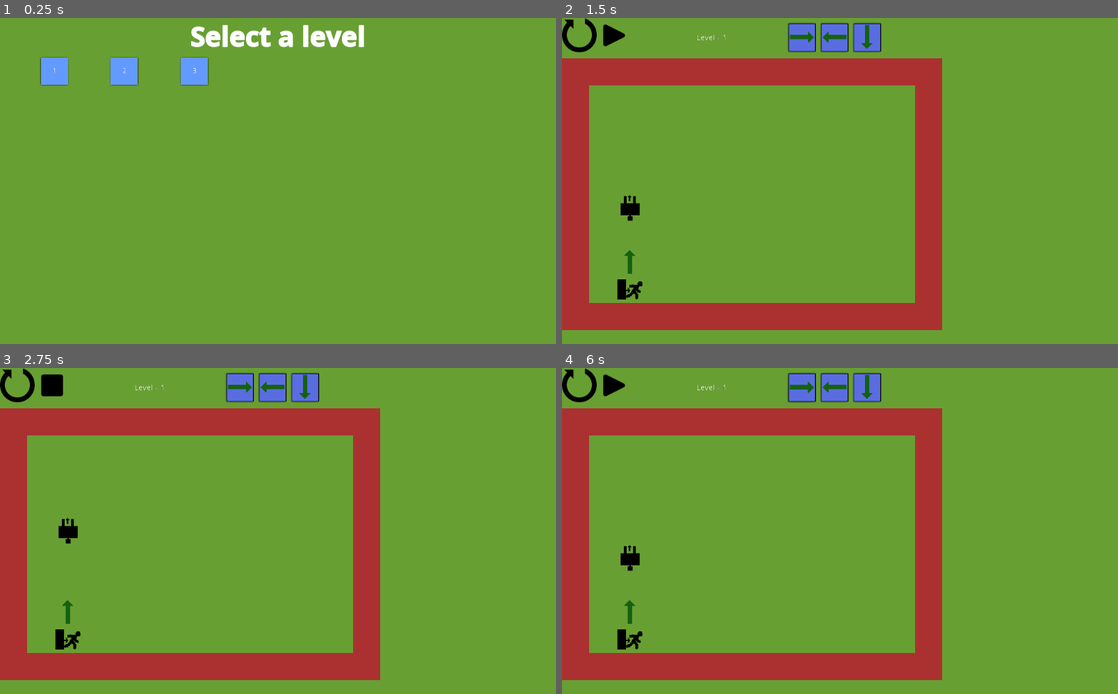
Above: before the commit, frames 1-4 (two rows, left to right).
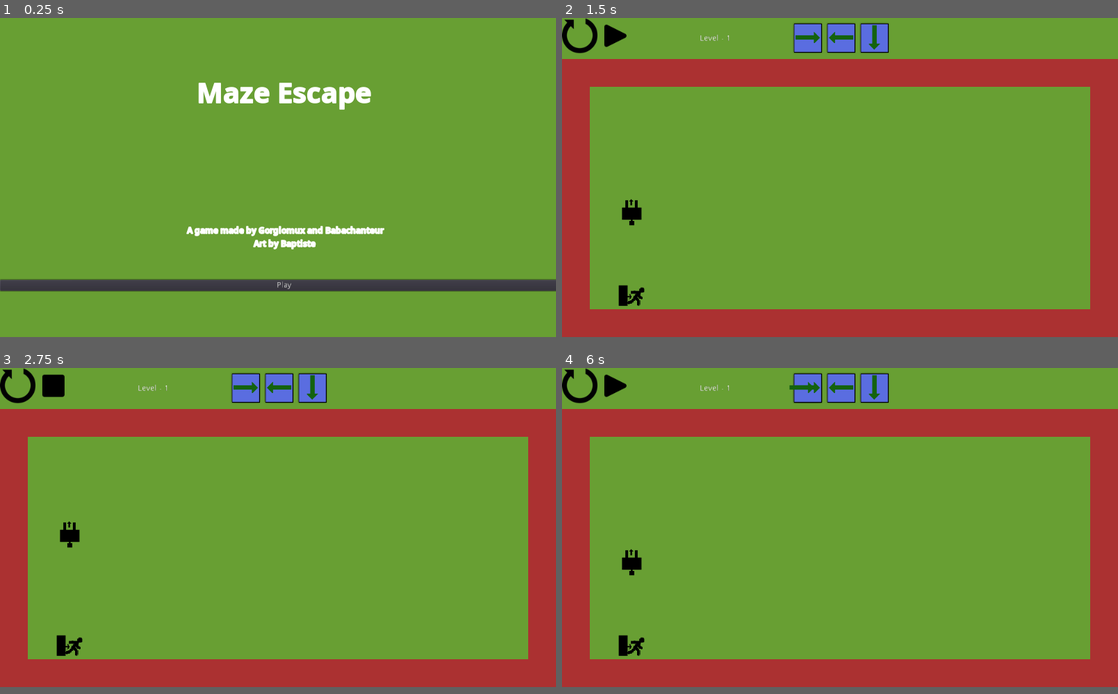
Above: after the commit, the same moments.

Repository: Gorglomux/MazeEscape
Game: Godot game, scene res://Main.tscn
The game is run twice, just before and just after one commit, with the same random seed, the same clock (stepped at 60 frames per second) and the same inputs.
Inputs (mouse positions are in pixels of both pictures, inside the frame that each line leads up to; where the layout moved, square brackets give the same spot in the first picture):
- Up to frame 1 (0.25 s): no input
- Up to frame 2 (1.5 s): click (845, 291) at 0.5 s, where only the run after the commit has a clickable "Play"; click (617, 70) at 1.27 s
- Up to frame 3 (2.75 s): click (55, 387) [50, 384] at 2 s
- Up to frame 4 (6 s): click (617, 387) [612, 384] at 2.75 s; click (578, 387) [578, 384] at 3.5 s; click (578, 387) [578, 384] at 4.25 s; click (578, 387) [578, 384] at 5 s; click (801, 387) at 5.77 s
In our replay, the window is 800x469 before the commit and 800x459 after it. These sizes can differ from the game's own. Grey fills any space a smaller window leaves; there, only what the larger window draws over its background counts as a difference.

The runs differ from the first frame. In frame 1, 8.4% of the frame differs, in the area x 0-100%, y 2-85%; in frame 2, 17%; in frame 3, 17%, in the area x 0-100%, y 0-98%; in frame 4, 17%.

Commit message:
niveau+taille_Ecran

Diff:
--- a/MazeEscape/Levels/Level_1.tscn
+++ b/MazeEscape/Levels/Level_1.tscn
@@ -7,6 +7,6 @@
 tile_set = ExtResource( 1 )
 cell_size = Vector2( 50, 50 )
 format = 1
-tile_data = PoolIntArray( 0, 3, 0, 1, 3, 0, 2, 3, 0, 3, 3, 0, 4, 3, 0, 5, 3, 0, 6, 3, 0, 7, 3, 0, 8, 3, 0, 9, 3, 0, 10, 3, 0, 11, 3, 0, 12, 3, 0, 13, 3, 0, 65536, 3, 0, 65549, 3, 0, 131072, 3, 0, 131085, 3, 0, 196608, 3, 0, 196621, 3, 0, 262144, 3, 0, 262157, 3, 0, 327680, 3, 0, 327682, 536870914, 0, 327693, 3, 0, 393216, 3, 0, 393229, 3, 0, 458752, 3, 0, 458754, 10, 0, 458765, 3, 0, 524288, 3, 0, 524290, 5, 0, 524301, 3, 0, 589824, 3, 0, 589825, 3, 0, 589826, 3, 0, 589827, 3, 0, 589828, 3, 0, 589829, 3, 0, 589830, 3, 0, 589831, 3, 0, 589832, 3, 0, 589833, 3, 0, 589834, 3, 0, 589835, 3, 0, 589836, 3, 0, 589837, 3, 0 )
+tile_data = PoolIntArray( 0, 3, 0, 1, 3, 0, 2, 3, 0, 3, 3, 0, 4, 3, 0, 5, 3, 0, 6, 3, 0, 7, 3, 0, 8, 3, 0, 9, 3, 0, 10, 3, 0, 11, 3, 0, 12, 3, 0, 13, 3, 0, 14, 3, 0, 15, 3, 0, 16, 3, 0, 17, 3, 0, 18, 3, 0, 19, 3, 0, 65536, 3, 0, 65555, 3, 0, 131072, 3, 0, 131091, 3, 0, 196608, 3, 0, 196627, 3, 0, 262144, 3, 0, 262163, 3, 0, 327680, 3, 0, 327682, 536870914, 0, 327699, 3, 0, 393216, 3, 0, 393235, 3, 0, 458752, 3, 0, 458771, 3, 0, 524288, 3, 0, 524290, 5, 0, 524307, 3, 0, 589824, 3, 0, 589825, 3, 0, 589826, 3, 0, 589827, 3, 0, 589828, 3, 0, 589829, 3, 0, 589830, 3, 0, 589831, 3, 0, 589832, 3, 0, 589833, 3, 0, 589834, 3, 0, 589835, 3, 0, 589836, 3, 0, 589837, 3, 0, 589838, 3, 0, 589839, 3, 0, 589840, 3, 0, 589841, 3, 0, 589842, 3, 0, 589843, 3, 0 )
 script = ExtResource( 2 )
 actions = [ 1, 0, 3 ]
--- a/MazeEscape/Levels/Level_2.tscn
+++ b/MazeEscape/Levels/Level_2.tscn
@@ -7,7 +7,7 @@
 tile_set = ExtResource( 1 )
 cell_size = Vector2( 50, 50 )
 format = 1
-tile_data = PoolIntArray( 65543, 3, 0, 65544, 3, 0, 65545, 3, 0, 65546, 3, 0, 131078, 3, 0, 131079, 3, 0, 131082, 3, 0, 131083, 3, 0, 196614, 3, 0, 196618, 3, 0, 262150, 3, 0, 262151, 3, 0, 262154, 3, 0, 327683, 536870914, 0, 327689, 3, 0, 327690, 3, 0, 393223, 3, 0, 393224, 3, 0, 458755, 5, 0, 458757, 3, 0, 458758, 3, 0, 458759, 3, 0, 524291, 3, 0, 524292, 3, 0, 524293, 3, 0, 589827, 3, 0, 589828, 3, 0, 589829, 3, 0, 589830, 3, 0, 589831, 3, 0, 589832, 3, 0, 589833, 3, 0, 589834, 3, 0, 589835, 3, 0, 589836, 3, 0, 589837, 3, 0, 589838, 3, 0, 589839, 3, 0, 589840, 3, 0, 589841, 3, 0 )
+tile_data = PoolIntArray( 0, 3, 0, 1, 3, 0, 2, 3, 0, 3, 3, 0, 4, 3, 0, 5, 3, 0, 6, 3, 0, 7, 3, 0, 8, 3, 0, 9, 3, 0, 10, 3, 0, 11, 3, 0, 12, 3, 0, 13, 3, 0, 14, 3, 0, 15, 3, 0, 16, 3, 0, 17, 3, 0, 18, 3, 0, 19, 3, 0, 65536, 3, 0, 65555, 3, 0, 131072, 3, 0, 131091, 3, 0, 196608, 3, 0, 196627, 3, 0, 262144, 3, 0, 262163, 3, 0, 327680, 3, 0, 327682, 2, 0, 327699, 3, 0, 393216, 3, 0, 393235, 3, 0, 458752, 3, 0, 458771, 3, 0, 524288, 3, 0, 524290, 5, 0, 524307, 3, 0, 589824, 3, 0, 589825, 3, 0, 589826, 3, 0, 589827, 3, 0, 589828, 3, 0, 589829, 3, 0, 589830, 3, 0, 589831, 3, 0, 589832, 3, 0, 589833, 3, 0, 589834, 3, 0, 589835, 3, 0, 589836, 3, 0, 589837, 3, 0, 589838, 3, 0, 589839, 3, 0, 589840, 3, 0, 589841, 3, 0, 589842, 3, 0, 589843, 3, 0 )
 script = ExtResource( 2 )
 actions = [ 1, 4, 1 ]
 starting_direction = 2
--- a/MazeEscape/Levels/Level_3.tscn
+++ b/MazeEscape/Levels/Level_3.tscn
@@ -7,7 +7,7 @@
 tile_set = ExtResource( 1 )
 cell_size = Vector2( 50, 50 )
 format = 1
-tile_data = PoolIntArray( 65545, 3, 0, 65546, 3, 0, 65547, 3, 0, 65548, 3, 0, 131080, 3, 0, 131084, 3, 0, 196619, 3, 0, 196620, 3, 0, 262148, 536870914, 0, 262152, 3, 0, 262153, 3, 0, 262154, 3, 0, 262155, 3, 0, 327688, 3, 0, 327690, 3, 0, 327691, 3, 0, 327692, 3, 0, 393228, 3, 0, 458756, 5, 0, 458759, 3, 0, 458760, 3, 0, 458761, 3, 0, 458762, 3, 0, 458763, 3, 0, 458764, 3, 0 )
+tile_data = PoolIntArray( 0, 3, 0, 1, 3, 0, 2, 3, 0, 3, 3, 0, 4, 3, 0, 5, 3, 0, 6, 3, 0, 7, 3, 0, 8, 3, 0, 9, 3, 0, 10, 3, 0, 11, 3, 0, 12, 3, 0, 13, 3, 0, 14, 3, 0, 15, 3, 0, 16, 3, 0, 17, 3, 0, 18, 3, 0, 19, 3, 0, 65536, 3, 0, 65555, 3, 0, 131072, 3, 0, 131091, 3, 0, 196608, 3, 0, 196627, 3, 0, 262144, 3, 0, 262163, 3, 0, 327680, 3, 0, 327682, 2, 0, 327699, 3, 0, 393216, 3, 0, 393235, 3, 0, 458752, 3, 0, 458771, 3, 0, 524288, 3, 0, 524290, 5, 0, 524307, 3, 0, 589824, 3, 0, 589825, 3, 0, 589826, 3, 0, 589827, 3, 0, 589828, 3, 0, 589829, 3, 0, 589830, 3, 0, 589831, 3, 0, 589832, 3, 0, 589833, 3, 0, 589834, 3, 0, 589835, 3, 0, 589836, 3, 0, 589837, 3, 0, 589838, 3, 0, 589839, 3, 0, 589840, 3, 0, 589841, 3, 0, 589842, 3, 0, 589843, 3, 0 )
 script = ExtResource( 2 )
 actions = [ 0, 2, 3 ]
 starting_direction = 2
--- a/MazeEscape/project.godot
+++ b/MazeEscape/project.godot
@@ -21,6 +21,8 @@
 
 [display]
 
+window/size/width=1000
+window/size/height=574
 window/stretch/mode="2d"
 
 [rendering]
Not shown: 1 places in MazeEscape/Main.tscn that only renumber resources
